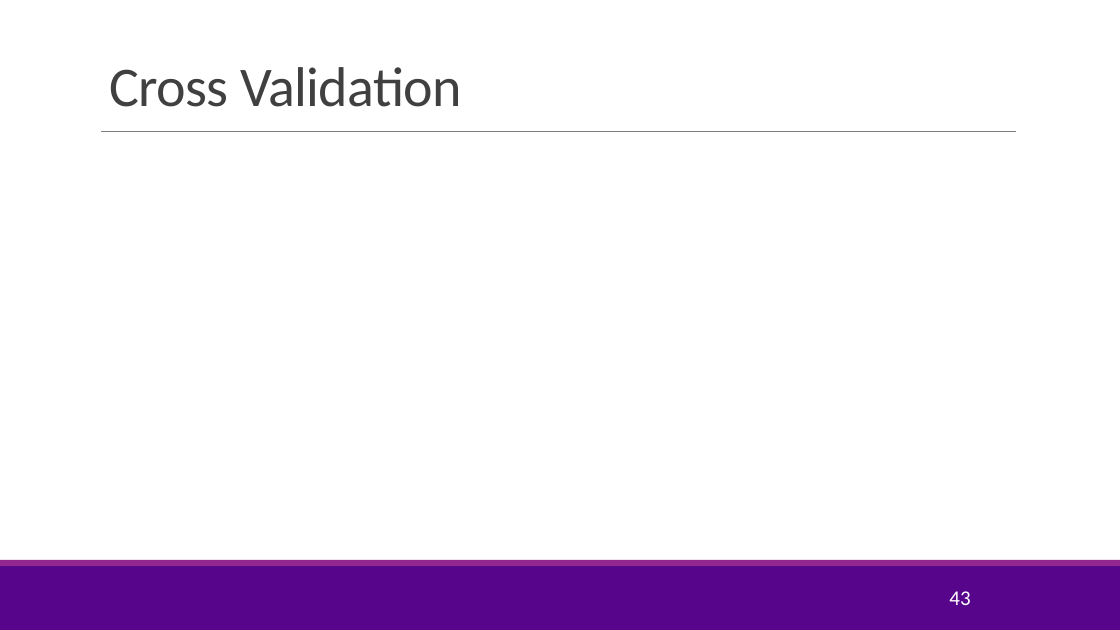
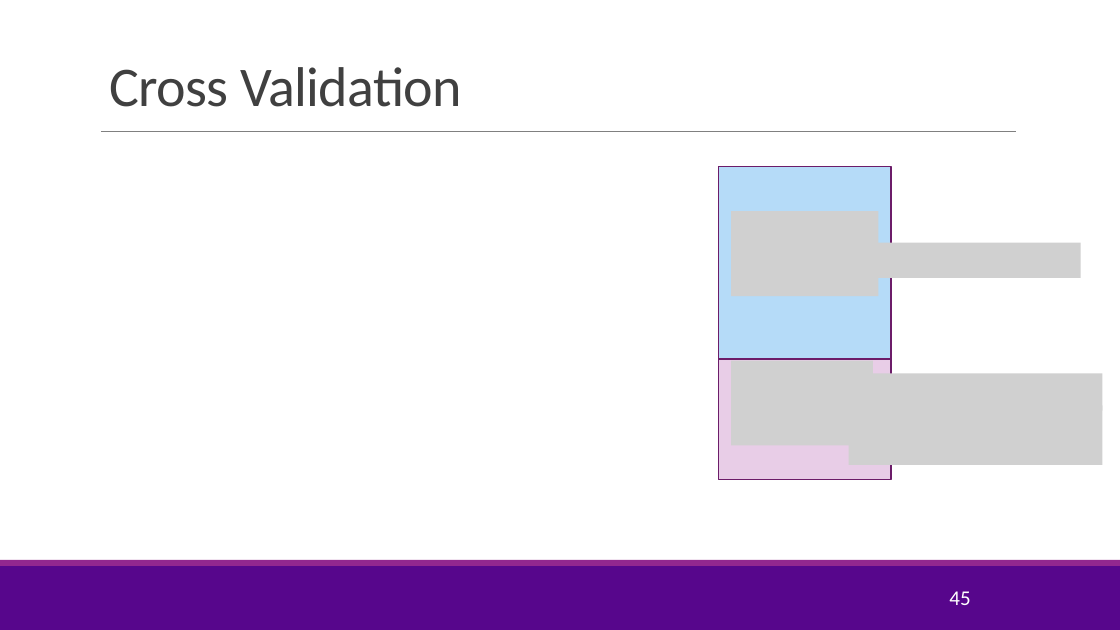
Before and after one commit to sdrangan/introml, a slide deck: slide 45 of lectures/Lect04_ModelSelection.pptx (slide 43 before the commit). Drawn at 1120x630 pixels with LibreOffice and Linux fonts; fonts in the diff are those of the drawing; grey boxes stand for pictures; background and template pictures are left out. Boxes give left, top, right and bottom in pixels: in the first picture for what was removed or moved away, otherwise in the second. Text is boxed around its words. In the diff, an @@ line names an element or a change of style, - is before the commit and + after.

```diff
--- a/lectures/Lect04_ModelSelection.pptx
+++ b/lectures/Lect04_ModelSelection.pptx
@@ rectangle added at [718, 166, 891, 359], fill #B5DBF8, outline #6C1D6A 1.25 pt @@
@@ picture added at [732, 211, 879, 296] @@
@@ picture added at [849, 243, 1081, 278] @@
@@ rectangle added at [718, 359, 891, 479], fill #E8CDE7, outline #6C1D6A 1.25 pt @@
@@ picture added at [732, 360, 874, 445] @@
@@ picture added at [849, 373, 1102, 410] @@
@@ picture added at [849, 406, 1102, 465] @@
@@ page number at [949, 591, 970, 605]: text changed @@
-43
+45
```
Also in this commit, not shown: 9 other slides changed, 8 slides added, 7 slides removed, 12 other files.
